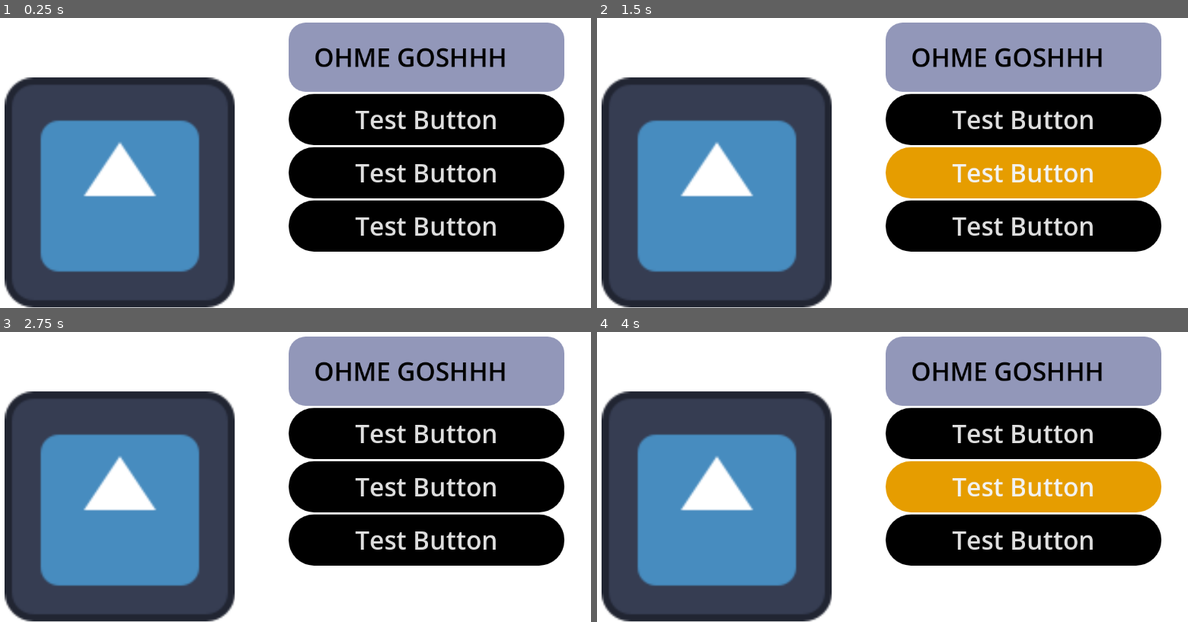
Above: before the commit, frames 1-4 (two rows, left to right).
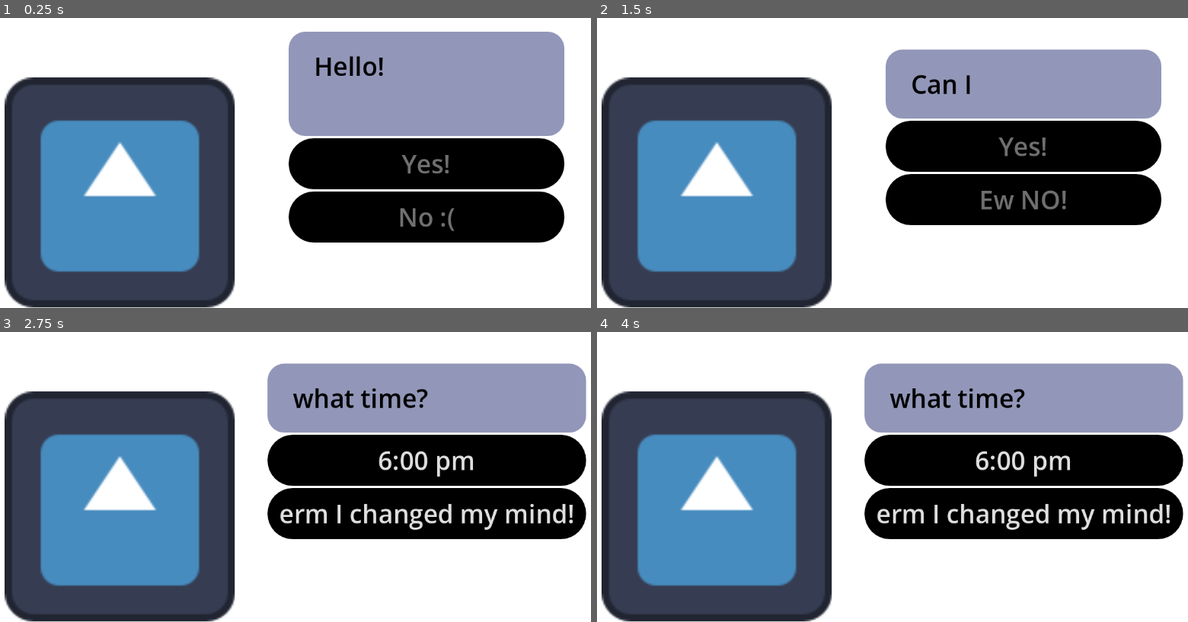
Above: after the commit, the same moments.

Repository: vilu350/Flying-Cats-Studio
Game: Godot game, scene res://dialogue.tscn
The game is run twice, just before and just after one commit, with the same random seed, the same clock (stepped at 60 frames per second) and the same inputs. The project has no main scene, so this scene is started directly. The engine's default icon, where the game draws it, is replaced by a stand-in: a white triangle on a blue panel in a dark square.
Inputs (mouse positions are in pixels of both pictures, inside the frame that each line leads up to):
- Up to frame 1 (0.25 s): no input
- Up to frame 2 (1.5 s): click (1022, 119) at 0.5 s, where only the run before the commit has a clickable "Test Button"; click (1022, 163) at 1.25 s, where only the run after the commit has a clickable "Yes!"
- Up to frame 3 (2.75 s): click (425, 459) at 2 s, where only the run after the commit has a clickable "Yes!"
- Up to frame 4 (4 s): click (1022, 459) at 2.75 s, where only the run after the commit has a clickable "6:00 pm"; click (1022, 485) at 3.5 s, where only the run before the commit has a clickable "Test Button"

The runs differ from the first frame. In frame 1, 15% of the frame differs, in the area x 48-96%, y 1-81%; in frame 2, 25%; in frame 3, 22%; in frame 4, 29%, in the area x 45-100%, y 1-81%.
Error before the commit: Parse Error: Could not find type "DialogueItem" in the current scope. (res://dialogue.gd:11)
Error after the commit: Out of bounds get index '3' (on base: 'Array[DialogueItem]') (res://dialogue.gd:16)

Commit message:
FINISHED THE DIALOGUE SYSTEM!!!!!!

Diff:
--- a/flying-cats-studio/dialogue.gd
+++ b/flying-cats-studio/dialogue.gd
@@ -1,76 +1,57 @@
+@tool
 extends Control
 
+@export var dialogue_items: Array[DialogueItem] = []:
+	set = set_dialogue_items
 @onready var rich_text_label: RichTextLabel = %RichTextLabel
 @onready var action_buttons_v_box_container: VBoxContainer = %ActionButtonsVBoxContainer
-
-var bodies := {
-	"Player": preload("res://icon.svg"),
-	"npc": preload("res://icon2.0.svg")
-}
-
-@export var dialogue_items: Array[DialogueItem] = [
-	{
-		"text": "voihwoivjwoivjveiojwe.",
-		"character": bodies["Player"],
-		"choices": {
-			"Let me sleep a little longer": 2,
-			"Let's do it!": 1,
-		},
-	},
-	{
-		"text": "biwejwevnwevenv.",
-		"character": bodies["npc"],
-		"choices": {
-			"I will do my best": 3,
-			"No, let me go back to sleep": 2,
-		},
-	},
-	{
-		"text": "nvjwviojweoivjwveoi.",
-		"character": bodies["Player"],
-		"choices": {
-			"No, really, let me go back to sleep": 0,
-			"Alright, I'll try": 1,
-		},
-	},
-	{
-		"text": "qwfkevnqkveqko.",
-		"character": bodies["npc"],
-		"choices": {"Okay! (Quit)": - 1},
-	},
-]
+@onready var body: TextureRect = %Body
 
 func _ready() -> void:
+	if Engine.is_editor_hint():
+		return
 	show_text(0)
 
 func show_text(current_item_index: int) -> void:
 	var current_item := dialogue_items[current_item_index]
-	rich_text_label.text = current_item["text"]
-	bodies.texture = current_item["character"]
-	create_buttons(current_item["choices"])
+	rich_text_label.text = current_item.text
+	body.texture = current_item.character
+	create_buttons(current_item.choices)
 
 	rich_text_label.visible_ratio = 0.0
+
 	var tween := create_tween()
-	var text_appearing_duration: float = current_item["text"].length() / 30.0
+	var text_appearing_duration := (current_item["text"] as String).length() / 30.0
 	tween.tween_property(rich_text_label, "visible_ratio", 1.0, text_appearing_duration)
 	for button: Button in action_buttons_v_box_container.get_children():
 		button.disabled = true
-	tween.finished.connect(func() -> void:
+	tween.finished.connect( func() -> void:
 		for button: Button in action_buttons_v_box_container.get_children():
 			button.disabled = false
 	)
 
 
-func create_buttons(choices_data: Dictionary) -> void:
+func create_buttons(choices_data: Array[DialogueChoice]) -> void:
 	for button in action_buttons_v_box_container.get_children():
 		button.queue_free()
-	# We loop over all the dictionary keys
-	for choice_text in choices_data:
+	for choice in choices_data:
 		var button := Button.new()
 		action_buttons_v_box_container.add_child(button)
-		button.text = choice_text
-		var target_line_idx: int = choices_data[choice_text]
-		if target_line_idx == - 1:
+		button.text = choice.text
+		if choice.is_quit == true:
 			button.pressed.connect(get_tree().quit)
 		else:
+			var target_line_idx := choice.target_line_idx
 			button.pressed.connect(show_text.bind(target_line_idx))
+
+func set_dialogue_items(new_dialogue_items: Array[DialogueItem]) -> void:
+	for index in new_dialogue_items.size():
+		if new_dialogue_items[index] == null:
+			new_dialogue_items[index] = DialogueItem.new()
+	dialogue_items = new_dialogue_items
+	update_configuration_warnings()
+
+func _get_configuration_warnings() -> PackedStringArray:
+	if dialogue_items.is_empty():
+		return ["You need at least one dialogue item for the dialogue system to work."]
+	return []
--- a/flying-cats-studio/dialogue.tscn
+++ b/flying-cats-studio/dialogue.tscn
@@ -1,9 +1,70 @@
-[gd_scene load_steps=8 format=3 uid="uid://cnqna0thxewmx"]
+[gd_scene load_steps=20 format=3 uid="uid://cnqna0thxewmx"]
 
 [ext_resource type="Theme" uid="uid://qnq4w5jog8yx" path="res://main_theme.tres" id="1_758ep"]
 [ext_resource type="Texture2D" uid="uid://li4bh4x6nks5" path="res://icon.svg" id="1_kp46k"]
 [ext_resource type="Shader" uid="uid://c5ljfsspsuxke" path="res://dialogue.gdshader" id="2_hoxo3"]
 [ext_resource type="Script" uid="uid://behxd1ns42s4u" path="res://dialogue.gd" id="2_q2h7b"]
+[ext_resource type="Script" uid="uid://bc2b0wh4es4dq" path="res://dialogue_choice.gd" id="4_iq77p"]
+[ext_resource type="Script" uid="uid://dnx7jmorrfvun" path="res://dialogue_item.gd" id="5_iqg0b"]
+[ext_resource type="Texture2D" uid="uid://dtshuteuxk4i8" path="res://icon2.0.svg" id="6_iqg0b"]
+
+[sub_resource type="Resource" id="Resource_iq77p"]
+script = ExtResource("4_iq77p")
+text = "Yes!"
+target_line_idx = 1
+metadata/_custom_type_script = "uid://bc2b0wh4es4dq"
+
+[sub_resource type="Resource" id="Resource_iqg0b"]
+script = ExtResource("4_iq77p")
+text = "No :("
+is_quit = true
+metadata/_custom_type_script = "uid://bc2b0wh4es4dq"
+
+[sub_resource type="Resource" id="Resource_xvgdd"]
+script = ExtResource("5_iqg0b")
+choices = Array[ExtResource("4_iq77p")]([SubResource("Resource_iq77p"), SubResource("Resource_iqg0b")])
+character = ExtResource("1_kp46k")
+text = "Hello! Do you like Godot?"
+metadata/_custom_type_script = "uid://dnx7jmorrfvun"
+
+[sub_resource type="Resource" id="Resource_ajmj3"]
+script = ExtResource("4_iq77p")
+text = "Yes!"
+target_line_idx = 2
+metadata/_custom_type_script = "uid://bc2b0wh4es4dq"
+
+[sub_resource type="Resource" id="Resource_mblti"]
+script = ExtResource("4_iq77p")
+text = "Ew NO!"
+is_quit = true
+metadata/_custom_type_script = "uid://bc2b0wh4es4dq"
+
+[sub_resource type="Resource" id="Resource_cd3gt"]
+script = ExtResource("5_iqg0b")
+choices = Array[ExtResource("4_iq77p")]([SubResource("Resource_ajmj3"), SubResource("Resource_mblti")])
+character = ExtResource("6_iqg0b")
+text = "Can I come over?"
+metadata/_custom_type_script = "uid://dnx7jmorrfvun"
+
+[sub_resource type="Resource" id="Resource_1lttb"]
+script = ExtResource("4_iq77p")
+text = "6:00 pm"
+target_line_idx = 3
+metadata/_custom_type_script = "uid://bc2b0wh4es4dq"
+
+[sub_resource type="Resource" id="Resource_85mp7"]
+script = ExtResource("4_iq77p")
+text = "erm I changed my mind!"
+is_quit = true
+metadata/_custom_type_script = "uid://bc2b0wh4es4dq"
+
+[sub_resource type="Resource" id="Resource_x4m5d"]
+script = ExtResource("5_iqg0b")
+choices = Array[ExtResource("4_iq77p")]([SubResource("Resource_1lttb"), SubResource("Resource_85mp7")])
+character = ExtResource("1_kp46k")
+text = "what time?
+"
+metadata/_custom_type_script = "uid://dnx7jmorrfvun"
 
 [sub_resource type="ShaderMaterial" id="ShaderMaterial_q2h7b"]
 shader = ExtResource("2_hoxo3")
@@ -23,6 +84,7 @@
 grow_vertical = 2
 theme = ExtResource("1_758ep")
 script = ExtResource("2_q2h7b")
+dialogue_items = Array[Object]([SubResource("Resource_xvgdd"), SubResource("Resource_cd3gt"), SubResource("Resource_x4m5d")])
 
 [node name="ColorRect" type="ColorRect" parent="."]
 material = SubResource("ShaderMaterial_q2h7b")
@@ -34,6 +96,7 @@
 grow_vertical = 2
 
 [node name="Body" type="TextureRect" parent="."]
+unique_name_in_owner = true
 layout_mode = 1
 anchors_preset = -1
 anchor_right = 0.5
@@ -80,18 +143,6 @@
 text = "Test Button
 "
 
-[node name="Button2" type="Button" parent="VBoxContainer/ActionButtonsVBoxContainer"]
-layout_mode = 2
-shortcut = SubResource("Shortcut_q2h7b")
-text = "Test Button
-"
-
-[node name="Button3" type="Button" parent="VBoxContainer/ActionButtonsVBoxContainer"]
-layout_mode = 2
-shortcut = SubResource("Shortcut_q2h7b")
-text = "Test Button
-"
-
 [node name="TextureRect" type="TextureRect" parent="."]
 layout_mode = 0
 offset_right = 40.0
--- /dev/null
+++ b/flying-cats-studio/dialogue_choice.gd
@@ -0,0 +1,5 @@
+class_name DialogueChoice extends Resource
+
+@export var text := ""
+@export_range(0, 20) var target_line_idx := 0
+@export var is_quit := false
--- /dev/null
+++ b/flying-cats-studio/dialogue_item.gd
@@ -0,0 +1,11 @@
+@tool
+class_name DialogueItem extends SlideShowEntry
+
+@export_group("Choices")
+@export var choices: Array[DialogueChoice] = []: set = set_choices
+
+func set_choices(new_choices: Array[DialogueChoice]) -> void:
+	for index in new_choices.size():
+		if new_choices[index] == null:
+			new_choices[index] = DialogueChoice.new()
+	choices = new_choices
--- /dev/null
+++ b/flying-cats-studio/slideshow.gd
@@ -0,0 +1,29 @@
+extends Control
+
+@export var dialogue_items: Array[SlideShowEntry] = []
+var current_item_index := 0
+
+@onready var rich_text_label: RichTextLabel = %RichTextLabel
+@onready var next_button: Button = %NextButton
+@onready var body: TextureRect = %Body
+
+func _ready() -> void:
+	show_text()
+	next_button.pressed.connect(advance)
+
+func show_text() -> void:
+	var current_item := dialogue_items[current_item_index]
+	rich_text_label.text = current_item.text
+	body.texture = current_item.character
+	rich_text_label.visible_ratio = 0.0
+	var tween := create_tween()
+
+	var text_appearing_duration := (current_item["text"] as String).length() / 30.0
+	tween.tween_property(rich_text_label, "visible_ratio", 1.0, text_appearing_duration)
+
+func advance() -> void:
+	current_item_index += 1
+	if current_item_index == dialogue_items.size():
+		get_tree().quit()
+	else:
+		show_text()
--- /dev/null
+++ b/flying-cats-studio/slideshow.tscn
@@ -0,0 +1,109 @@
+[gd_scene load_steps=13 format=3 uid="uid://dvkkjuy6sir6c"]
+
+[ext_resource type="Theme" uid="uid://qnq4w5jog8yx" path="res://main_theme.tres" id="1_c0x0y"]
+[ext_resource type="Script" uid="uid://coppbwcbvnn0q" path="res://slideshow.gd" id="2_c0x0y"]
+[ext_resource type="Shader" uid="uid://c5ljfsspsuxke" path="res://dialogue.gdshader" id="3_6822q"]
+[ext_resource type="Script" uid="uid://dlbrjd2xe14x8" path="res://slideshow_entry.gd" id="3_oc8sf"]
+[ext_resource type="Texture2D" uid="uid://li4bh4x6nks5" path="res://icon.svg" id="4_oc8sf"]
+[ext_resource type="Texture2D" uid="uid://dtshuteuxk4i8" path="res://icon2.0.svg" id="5_gnnch"]
+
+[sub_resource type="Resource" id="Resource_5o08k"]
+script = ExtResource("3_oc8sf")
+character = ExtResource("4_oc8sf")
+text = "I've decided to use [wave]Resources[/wave]!"
+metadata/_custom_type_script = "uid://dlbrjd2xe14x8"
+
+[sub_resource type="Resource" id="Resource_k55ea"]
+script = ExtResource("3_oc8sf")
+character = ExtResource("5_gnnch")
+text = "And now my properties are all well typed!"
+metadata/_custom_type_script = "uid://dlbrjd2xe14x8"
+
+[sub_resource type="Resource" id="Resource_d64yu"]
+script = ExtResource("3_oc8sf")
+character = ExtResource("4_oc8sf")
+text = "It feels [tornado]Fancy![/tornado]"
+metadata/_custom_type_script = "uid://dlbrjd2xe14x8"
+
+[sub_resource type="ShaderMaterial" id="ShaderMaterial_q2h7b"]
+shader = ExtResource("3_6822q")
+
+[sub_resource type="InputEventAction" id="InputEventAction_hoxo3"]
+action = &"advance_text"
+
+[sub_resource type="Shortcut" id="Shortcut_q2h7b"]
+events = [SubResource("InputEventAction_hoxo3")]
+
+[node name="Slideshow" type="Control"]
+layout_mode = 3
+anchors_preset = 15
+anchor_right = 1.0
+anchor_bottom = 1.0
+grow_horizontal = 2
+grow_vertical = 2
+theme = ExtResource("1_c0x0y")
+script = ExtResource("2_c0x0y")
+dialogue_items = Array[ExtResource("3_oc8sf")]([SubResource("Resource_5o08k"), SubResource("Resource_k55ea"), SubResource("Resource_d64yu")])
+
+[node name="ColorRect" type="ColorRect" parent="."]
+material = SubResource("ShaderMaterial_q2h7b")
+layout_mode = 1
+anchors_preset = 15
+anchor_right = 1.0
+anchor_bottom = 1.0
+grow_horizontal = 2
+grow_vertical = 2
+
+[node name="Body" type="TextureRect" parent="."]
+unique_name_in_owner = true
+layout_mode = 1
+anchors_preset = -1
+anchor_right = 0.5
+anchor_bottom = 1.0
+offset_left = 16.0
+offset_top = 211.0
+offset_right = -89.0
+offset_bottom = -1.0
+texture = ExtResource("4_oc8sf")
+expand_mode = 1
+stretch_mode = 5
+
+[node name="VBoxContainer" type="VBoxContainer" parent="."]
+clip_contents = true
+layout_mode = 1
+anchors_preset = -1
+anchor_left = 0.5
+anchor_right = 1.0
+anchor_bottom = 1.0400001
+offset_left = -5.0
+offset_top = 258.5
+offset_right = -59.0
+offset_bottom = -284.42004
+grow_horizontal = 2
+grow_vertical = 2
+focus_mode = 3
+mouse_filter = 0
+
+[node name="RichTextLabel" type="RichTextLabel" parent="VBoxContainer"]
+unique_name_in_owner = true
+layout_mode = 2
+size_flags_vertical = 2
+text = "OHME GOSHHH
+"
+fit_content = true
+
+[node name="ActionButtonsVBoxContainer" type="VBoxContainer" parent="VBoxContainer"]
+unique_name_in_owner = true
+layout_mode = 2
+
+[node name="NextButton" type="Button" parent="VBoxContainer/ActionButtonsVBoxContainer"]
+unique_name_in_owner = true
+layout_mode = 2
+shortcut = SubResource("Shortcut_q2h7b")
+text = "Test Button
+"
+
+[node name="TextureRect" type="TextureRect" parent="."]
+layout_mode = 0
+offset_right = 40.0
+offset_bottom = 40.0
--- /dev/null
+++ b/flying-cats-studio/slideshow_entry.gd
@@ -0,0 +1,6 @@
+class_name SlideShowEntry extends Resource
+
+@export var expression: Texture = null
+@export var character: Texture = null
+@export_group("Text")
+@export_multiline var text := ""
--- /dev/null
+++ b/flying-cats-studio/slideshow_entry.tres
@@ -0,0 +1,7 @@
+[gd_resource type="Resource" script_class="SlideShowEntry" load_steps=2 format=3 uid="uid://bx30djsy0ohgx"]
+
+[ext_resource type="Script" uid="uid://dlbrjd2xe14x8" path="res://slideshow_entry.gd" id="1_km2xa"]
+
+[resource]
+script = ExtResource("1_km2xa")
+metadata/_custom_type_script = "uid://dlbrjd2xe14x8"
--- /dev/null
+++ b/flying-cats-studio/slideshow_entry.tscn
@@ -0,0 +1,92 @@
+[gd_scene load_steps=8 format=3 uid="uid://dc4ibnhfbxkio"]
+
+[ext_resource type="Theme" uid="uid://qnq4w5jog8yx" path="res://main_theme.tres" id="1_hvrcr"]
+[ext_resource type="Script" uid="uid://dlbrjd2xe14x8" path="res://slideshow_entry.gd" id="2_hvrcr"]
+[ext_resource type="Shader" uid="uid://c5ljfsspsuxke" path="res://dialogue.gdshader" id="3_oybnh"]
+[ext_resource type="Texture2D" uid="uid://li4bh4x6nks5" path="res://icon.svg" id="4_al20l"]
+
+[sub_resource type="ShaderMaterial" id="ShaderMaterial_q2h7b"]
+shader = ExtResource("3_oybnh")
+
+[sub_resource type="InputEventAction" id="InputEventAction_hoxo3"]
+action = &"advance_text"
+
+[sub_resource type="Shortcut" id="Shortcut_q2h7b"]
+events = [SubResource("InputEventAction_hoxo3")]
+
+[node name="Slideshow_entry" type="Control"]
+layout_mode = 3
+anchors_preset = 15
+anchor_right = 1.0
+anchor_bottom = 1.0
+grow_horizontal = 2
+grow_vertical = 2
+theme = ExtResource("1_hvrcr")
+script = ExtResource("2_hvrcr")
+
+[node name="ColorRect" type="ColorRect" parent="."]
+material = SubResource("ShaderMaterial_q2h7b")
+layout_mode = 1
+anchors_preset = 15
+anchor_right = 1.0
+anchor_bottom = 1.0
+grow_horizontal = 2
+grow_vertical = 2
+
+[node name="Body" type="TextureRect" parent="."]
+layout_mode = 1
+anchors_preset = -1
+anchor_right = 0.5
+anchor_bottom = 1.0
+offset_left = 16.0
+offset_top = 211.0
+offset_right = -89.0
+offset_bottom = -1.0
+texture = ExtResource("4_al20l")
+expand_mode = 1
+stretch_mode = 5
+
+[node name="VBoxContainer" type="VBoxContainer" parent="."]
+clip_contents = true
+layout_mode = 1
+anchors_preset = -1
+anchor_left = 0.5
+anchor_right = 1.0
+anchor_bottom = 1.0400001
+offset_left = -5.0
+offset_top = 258.5
+offset_right = -59.0
+offset_bottom = -284.42004
+grow_horizontal = 2
+grow_vertical = 2
+focus_mode = 3
+mouse_filter = 0
+
+[node name="RichTextLabel" type="RichTextLabel" parent="VBoxContainer"]
+unique_name_in_owner = true
+layout_mode = 2
+size_flags_vertical = 2
+text = "OHME GOSHHH
+"
+fit_content = true
+
+[node name="ActionButtonsVBoxContainer" type="VBoxContainer" parent="VBoxContainer"]
+unique_name_in_owner = true
+layout_mode = 2
+
+[node name="Button" type="Button" parent="VBoxContainer/ActionButtonsVBoxContainer"]
+layout_mode = 2
+shortcut = SubResource("Shortcut_q2h7b")
+text = "Test Button
+"
+
+[node name="Button2" type="Button" parent="VBoxContainer/ActionButtonsVBoxContainer"]
+layout_mode = 2
+shortcut = SubResource("Shortcut_q2h7b")
+text = "Test Button
+"
+
+[node name="TextureRect" type="TextureRect" parent="."]
+layout_mode = 0
+offset_right = 40.0
+offset_bottom = 40.0
Not shown, added: flying-cats-studio/dialogue_choice.gd.uid
Not shown, added: flying-cats-studio/dialogue_item.gd.uid
Not shown, added: flying-cats-studio/slideshow.gd.uid
Not shown, added: flying-cats-studio/slideshow_entry.gd.uid
